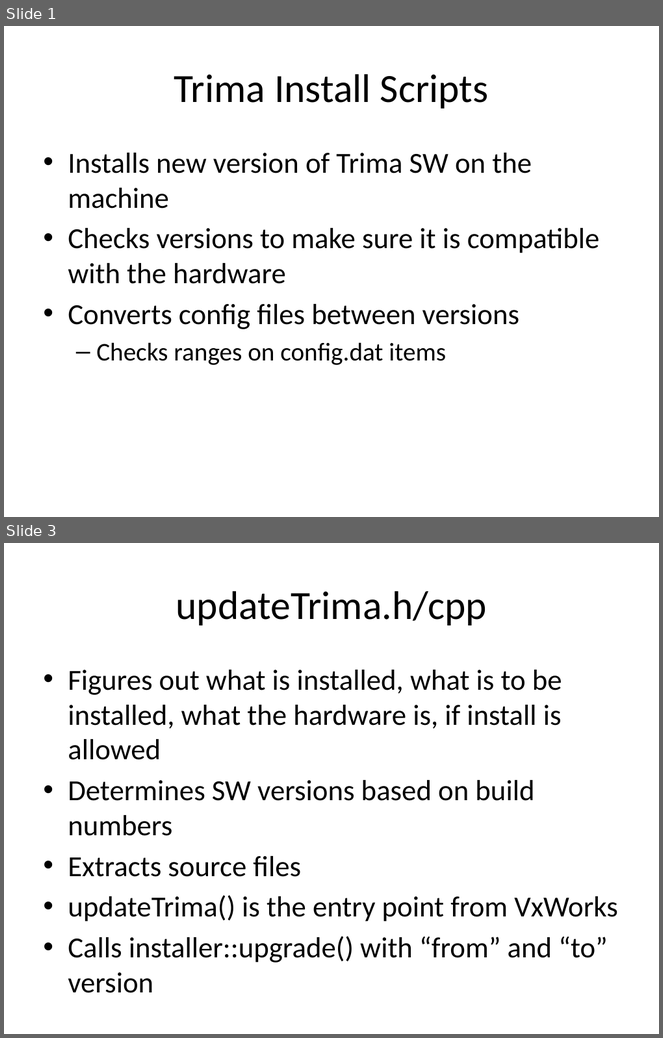
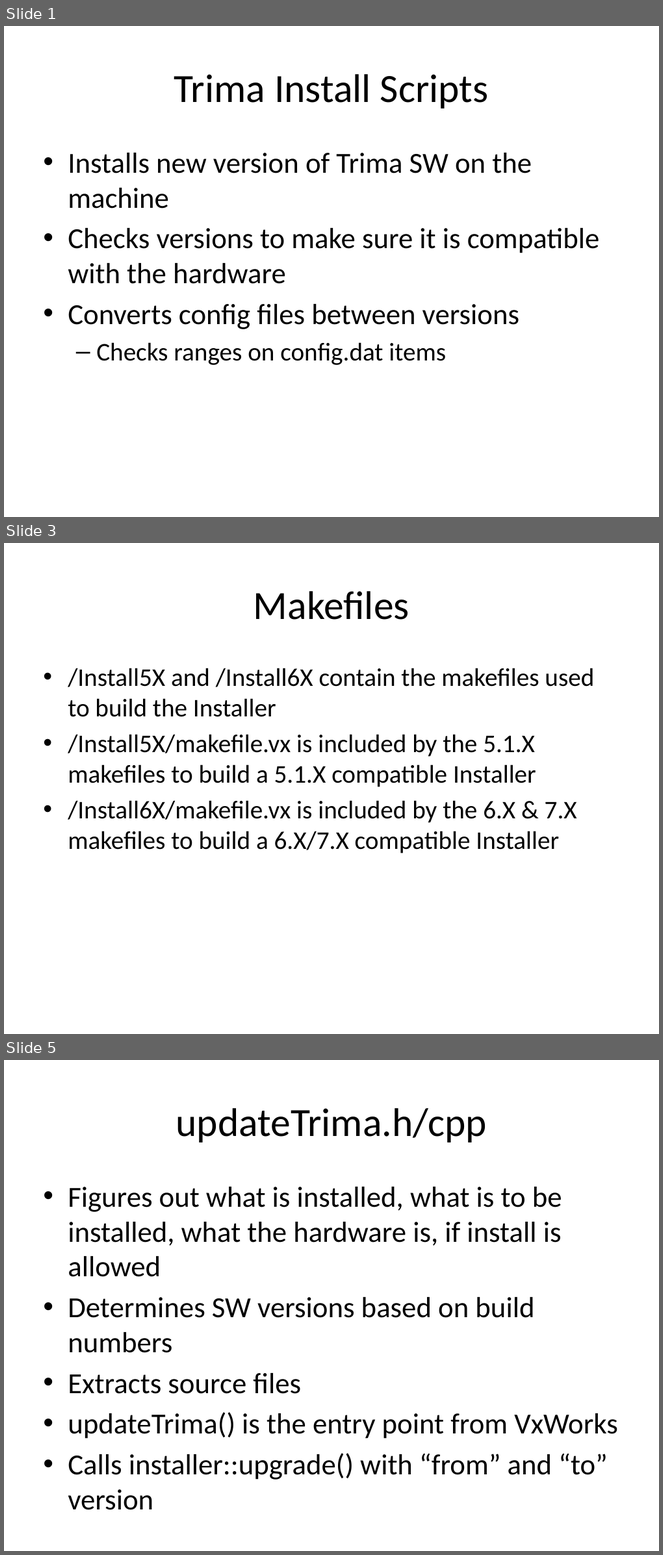
Before and after one commit to ebadusb/Install, a slide deck: Trima Install Scripts.pptx. Shown one above the other, each under a label of ours: slides 1 and 3 before the commit, slides 1, 3 and 5 after it; the slides between them are not shown. The pictures are 663x1038 and 663x1555 pixels, drawn with LibreOffice and Linux fonts; fonts in the diff are those of the drawing. Boxes give left, top, right and bottom in pixels: in the first picture for what was removed or moved away, otherwise in the second. Text is boxed around its words. In the diff, an @@ line names an element or a change of style, - is before the commit and + after.

```diff
--- a/Trima Install Scripts.pptx
+++ b/Trima Install Scripts.pptx
@@ slide 3 added at [4,543,659,1034], background #FFFFFF @@
@@ title added at [254,591,410,620], 44 pt, text #000000 @@
+Makefiles
@@ text added at [68,668,594,854], 28 pt, text #000000 @@
+  • /Install5X and /Install6X contain the makefiles used to build the Installer
+  • /Install5X/makefile.vx is included by the 5.1.X makefiles to build a 5.1.X compatible Installer
+  • /Install6X/makefile.vx is included by the 6.X & 7.X makefiles to build a 6.X/7.X compatible Installer
@@ what was slide 3 is now slide 5 @@
```
Also in this commit, not shown: 1 slide changed, 1 other slide added.
